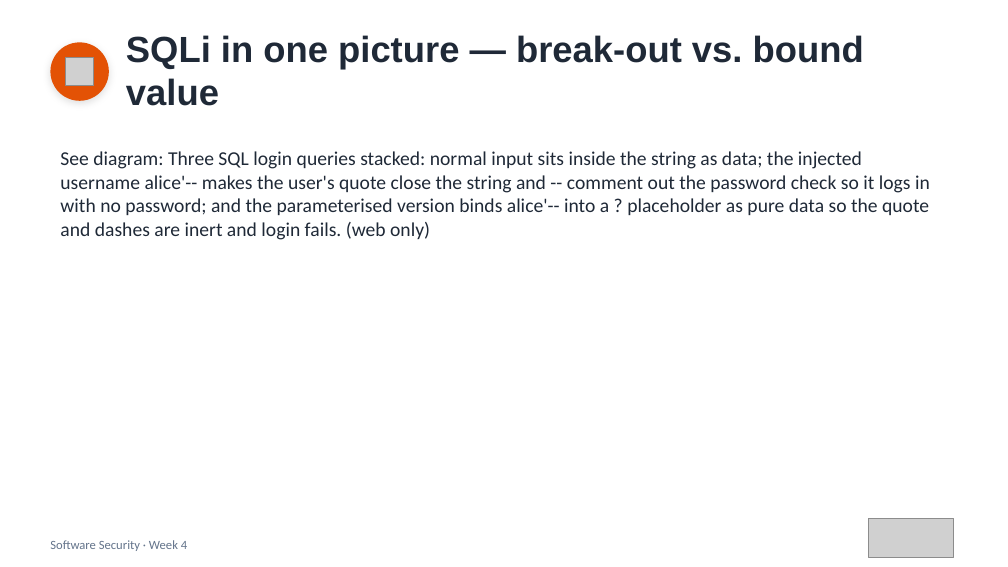
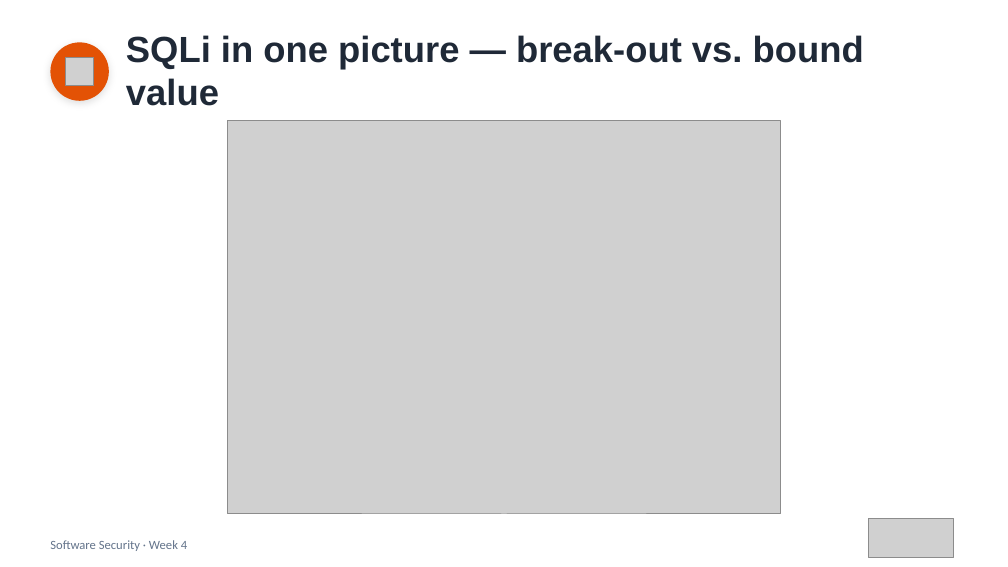
Before and after one commit to nutthakorn7/software-security, a slide deck: slide 10 of slides/pptx/week04.pptx. Drawn at 1008x567 pixels with LibreOffice and Linux fonts; fonts in the diff are those of the drawing; grey boxes stand for pictures. Boxes give left, top, right and bottom in pixels: in the first picture for what was removed or moved away, otherwise in the second. Text is boxed around its words. In the diff, an @@ line names an element or a change of style, - is before the commit and + after.

```diff
--- a/slides/pptx/week04.pptx
+++ b/slides/pptx/week04.pptx
@@ picture added at [228,121,781,514] @@
@@ text removed at [60,151,930,240] @@
-See diagram: Three SQL login queries stacked: normal input sits inside the string as data; the injected username alice'-- makes the user's quote close the string and -- comment out the password check so it logs in with no password; and the parameterised version binds alice'-- into a ? placeholder as pure data so the quote and dashes are inert and login fails. (web only)
```
Also in this commit, not shown: 2 other slides changed, 18 other files.
